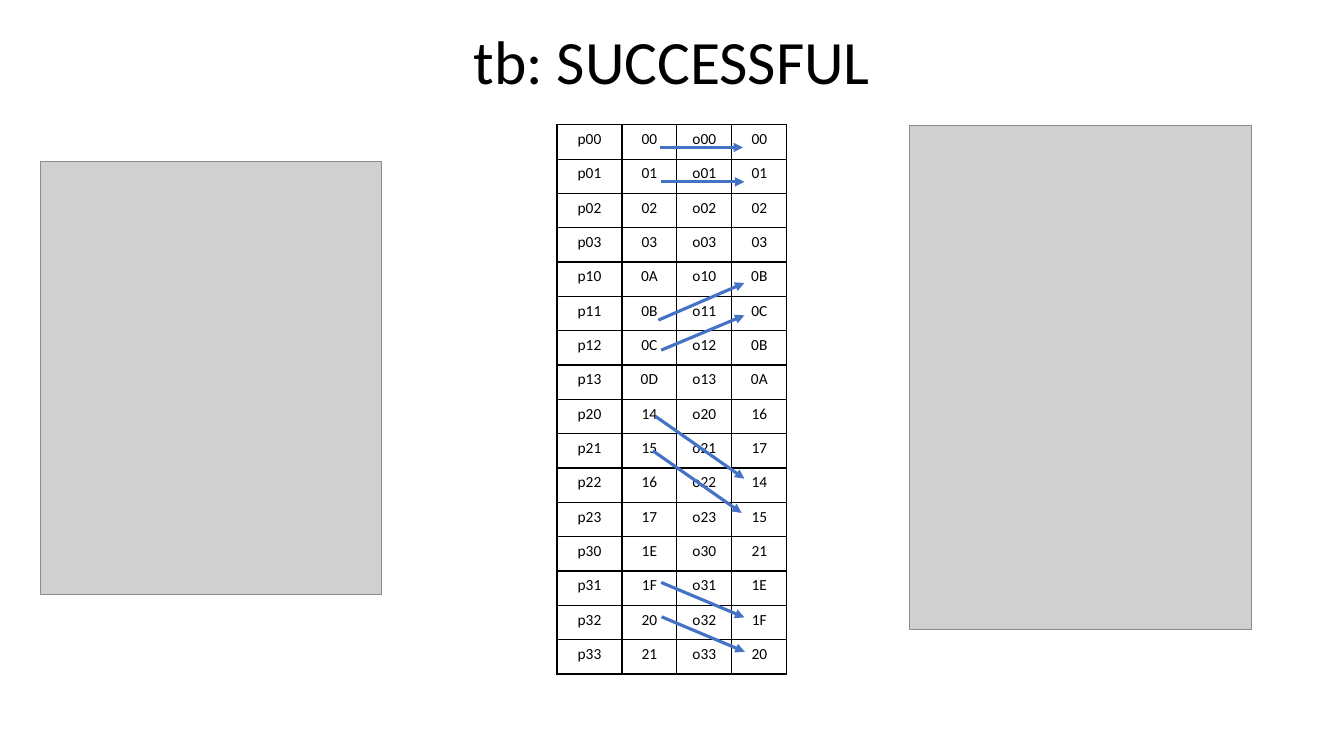
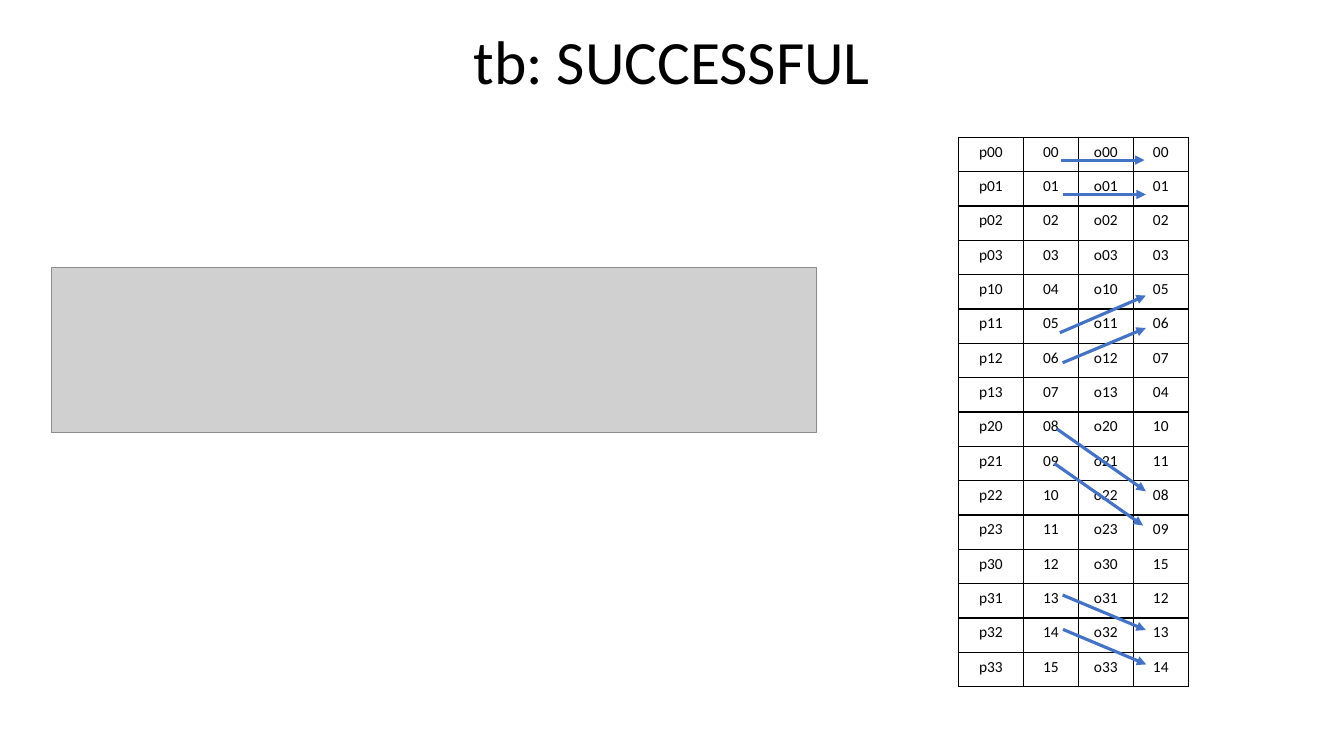
Before and after one commit to acarreteroc99/AES256-IP-Core, a slide deck: slide 12 of ASIC_hardware_blockLevelStructure.pptx (slide 10 before the commit). Drawn at 1344x756 pixels with LibreOffice and Linux fonts; fonts in the diff are those of the drawing; grey boxes stand for pictures. Boxes give left, top, right and bottom in pixels: in the first picture for what was removed or moved away, otherwise in the second. Text is boxed around its words. In the diff, an @@ line names an element or a change of style, - is before the commit and + after.

```diff
--- a/ASIC_hardware_blockLevelStructure.pptx
+++ b/ASIC_hardware_blockLevelStructure.pptx
@@ picture removed at [910, 126, 1252, 630] @@
@@ 3 arrows, 1 table: place and size @@
-3 arrows, 1 table at [558, 125, 788, 675]
+3 arrows, 1 table at [959, 137, 1190, 687]
@@ table at [959, 137, 1190, 687] @@
-row 5, column 2: 0A
+row 5, column 2: 04
-row 5, column 4: 0B
+row 5, column 4: 05
-row 6, column 2: 0B
+row 6, column 2: 05
-row 6, column 4: 0C
+row 6, column 4: 06
-row 7, column 2: 0C
+row 7, column 2: 06
-row 7, column 4: 0B
+row 7, column 4: 07
-row 8, column 2: 0D
+row 8, column 2: 07
-row 8, column 4: 0A
+row 8, column 4: 04
-row 9, column 2: 14
+row 9, column 2: 08
-row 9, column 4: 16
+row 9, column 4: 10
-row 10, column 2: 15
+row 10, column 2: 09
-row 10, column 4: 17
+row 10, column 4: 11
-row 11, column 2: 16
+row 11, column 2: 10
-row 11, column 4: 14
+row 11, column 4: 08
-row 12, column 2: 17
+row 12, column 2: 11
-row 12, column 4: 15
+row 12, column 4: 09
-row 13, column 2: 1E
+row 13, column 2: 12
-row 13, column 4: 21
+row 13, column 4: 15
-row 14, column 2: 1F
+row 14, column 2: 13
-row 14, column 4: 1E
+row 14, column 4: 12
-row 15, column 2: 20
+row 15, column 2: 14
-row 15, column 4: 1F
+row 15, column 4: 13
-row 16, column 2: 21
+row 16, column 2: 15
-row 16, column 4: 20
+row 16, column 4: 14
@@ picture removed at [40, 161, 382, 594] @@
@@ picture added at [52, 267, 817, 433] @@
@@ arrow moved from (655, 416) - (745, 479) to (1058, 430) - (1146, 491) @@
@@ 3 arrows: place and size @@
-3 arrows at [653, 147, 745, 513]
+3 arrows at [1055, 160, 1146, 525]
@@ arrow moved from (661, 617) - (745, 652) to (1064, 629) - (1146, 664) @@
```
Also in this commit, not shown: 2 other slides changed, 2 slides added.
